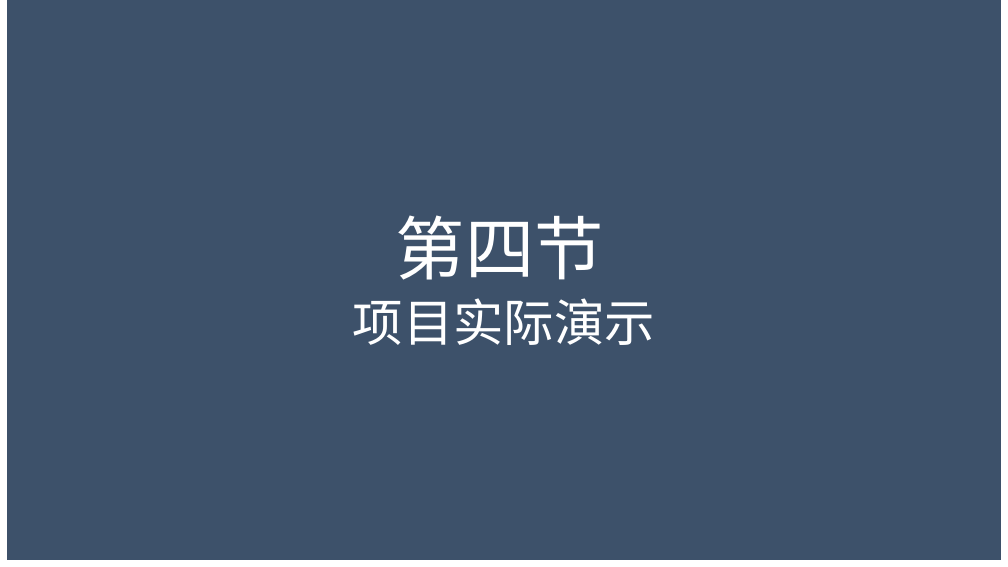
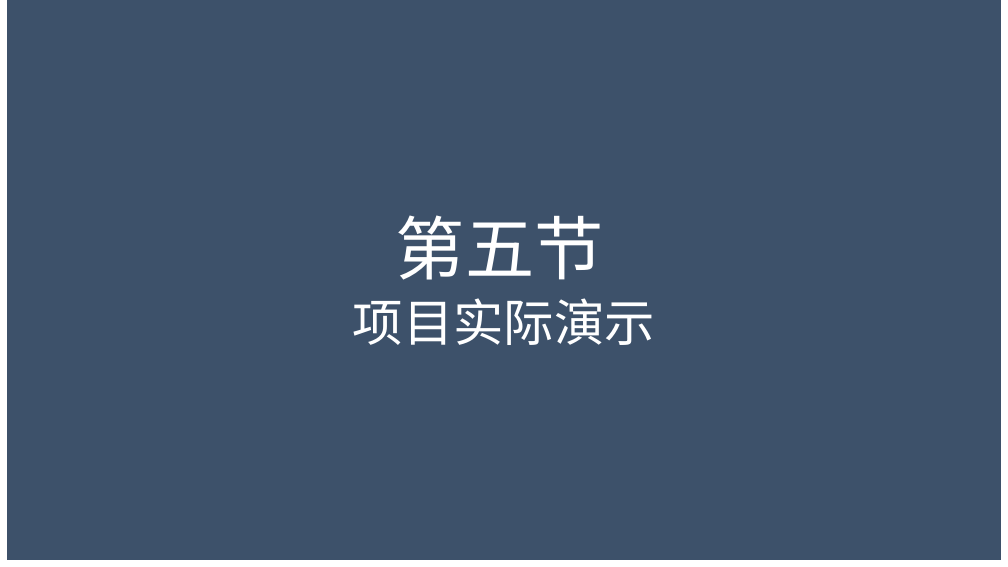
Before and after one commit to Wangzt670/swt, a slide deck: slide 24 of 项目待交付工件/D结项阶段/2.项目答辩.pptx (slide 14 before the commit). Drawn at 1008x567 pixels with LibreOffice and Linux fonts; fonts in the diff are those of the drawing; background and template pictures are left out; a plain dark background stands for a picture behind light text. Boxes give left, top, right and bottom in pixels: in the first picture for what was removed or moved away, otherwise in the second. Text is boxed around its words. In the diff, an @@ line names an element or a change of style, - is before the commit and + after.

```diff
--- a/项目待交付工件/D结项阶段/2.项目答辩.pptx
+++ b/项目待交付工件/D结项阶段/2.项目答辩.pptx
@@ text at <box>396,215,604,280</box>: text changed @@
-第四节
+第五节
```
Also in this commit, not shown: 6 other slides changed, 14 slides added, 4 slides removed.
